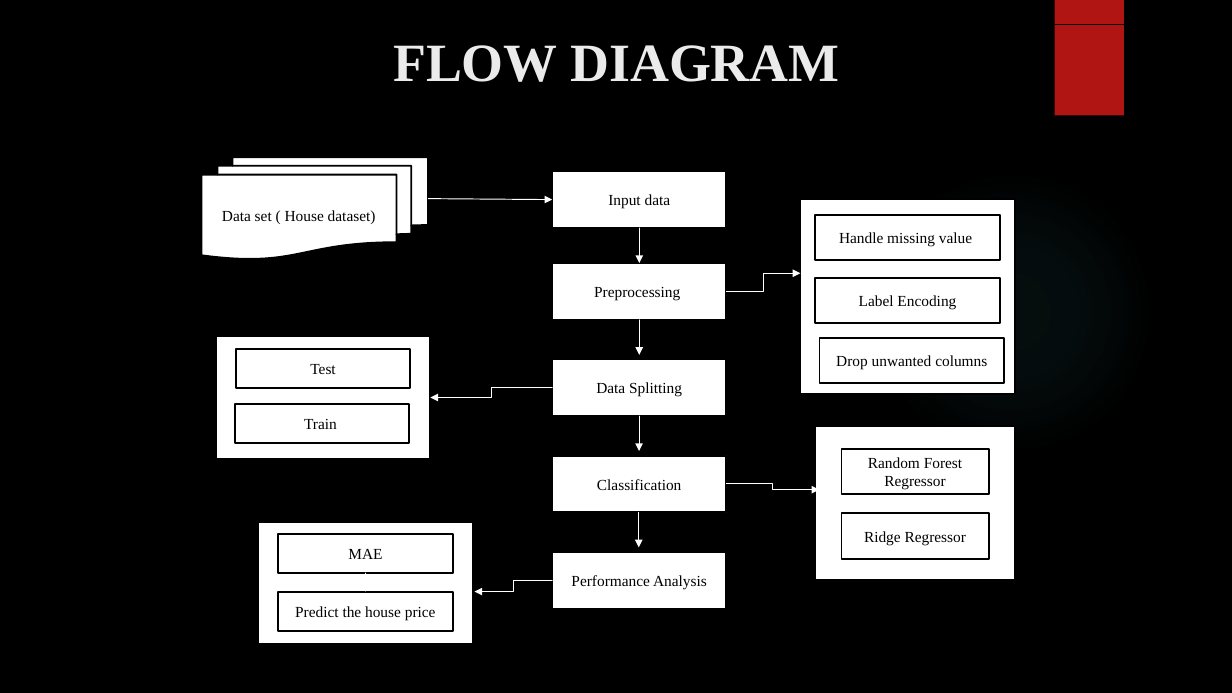
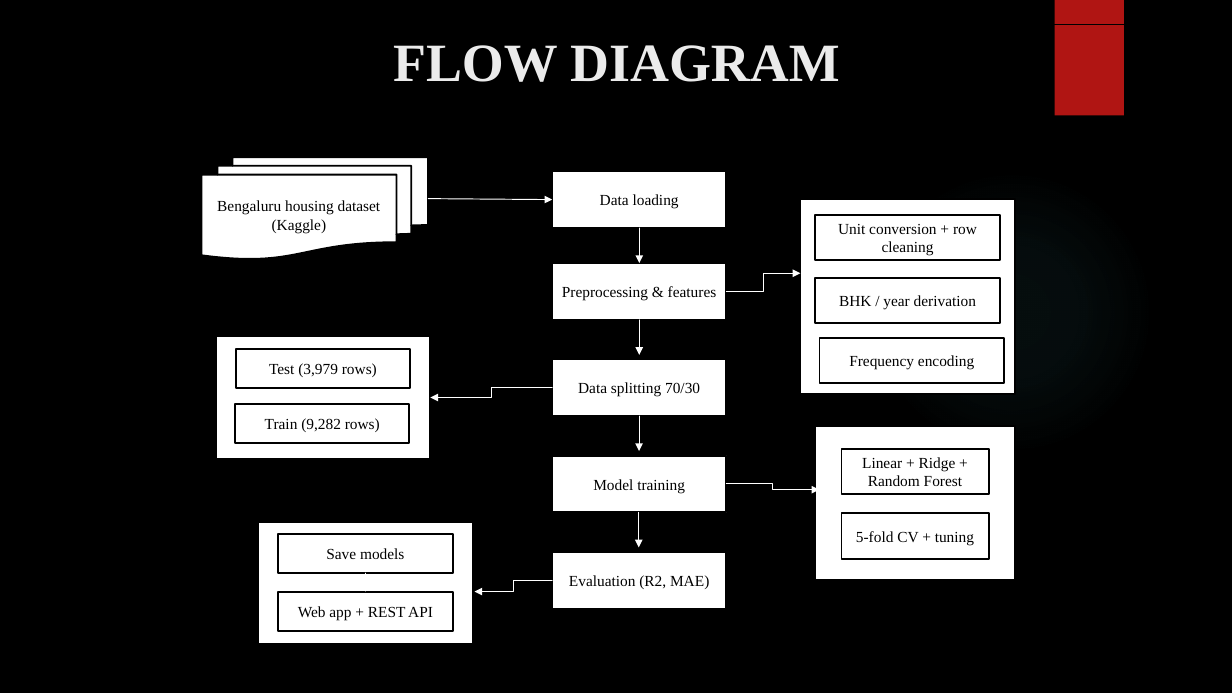
Before and after one commit to abustark/HOUSE-PRICE-PREDICTION-USING-MACHINE-LEARNING-ALGORITHMS, a slide deck: slide 8 of docs/House Price.pptx. Drawn at 1232x693 pixels with LibreOffice and Linux fonts; fonts in the diff are those of the drawing; background and template pictures are left out. Boxes give left, top, right and bottom in pixels: in the first picture for what was removed or moved away, otherwise in the second. Text is boxed around its words. In the diff, an @@ line names an element or a change of style, - is before the commit and + after.

```diff
--- a/docs/House Price.pptx
+++ b/docs/House Price.pptx
@@ text in flow chart multidocument at <box>217,200,381,234</box>: text changed @@
-Data set ( House dataset)
+Bengaluru housing dataset (Kaggle)
@@ text in rectangle at <box>600,194,679,209</box>: text changed @@
-Input data
+Data loading
@@ text in rectangle at <box>838,224,977,256</box>: text changed @@
-Handle missing value
+Unit conversion + row cleaning
@@ text in rectangle at <box>562,286,717,301</box>: text changed @@
-Preprocessing
+Preprocessing & features
@@ text in rectangle at <box>839,295,976,310</box>: text changed @@
-Label Encoding
+BHK / year derivation
@@ text in rectangle at <box>849,355,974,370</box>: text changed @@
-Drop unwanted columns
+Frequency encoding
@@ text in rectangle at <box>269,363,377,377</box>: text changed @@
-Test
+Test (3,979 rows)
@@ text in rectangle at <box>578,382,700,397</box>: text changed @@
-Data Splitting
+Data splitting 70/30
@@ text in rectangle at <box>265,418,380,432</box>: text changed @@
-Train
+Train (9,282 rows)
@@ text in rectangle at <box>593,479,685,493</box>: text changed @@
-Classification
+Model training
@@ text in rectangle at <box>862,457,962,486</box>: text changed @@
-Random Forest Regressor
+Linear + Ridge + Random Forest
@@ text in rectangle at <box>856,531,974,546</box>: text changed @@
-Ridge Regressor
+5-fold CV + tuning
@@ text in rectangle at <box>326,548,404,559</box>: text changed @@
-MAE
+Save models
@@ text in rectangle at <box>569,575,709,589</box>: text changed @@
-Performance Analysis
+Evaluation (R2, MAE)
@@ text in rectangle at <box>298,606,433,621</box>: text changed @@
-Predict the house price
+Web app + REST API
```
Also in this commit, not shown: 19 other slides changed, 1 slide added, 1 slide removed, 1 other file.
